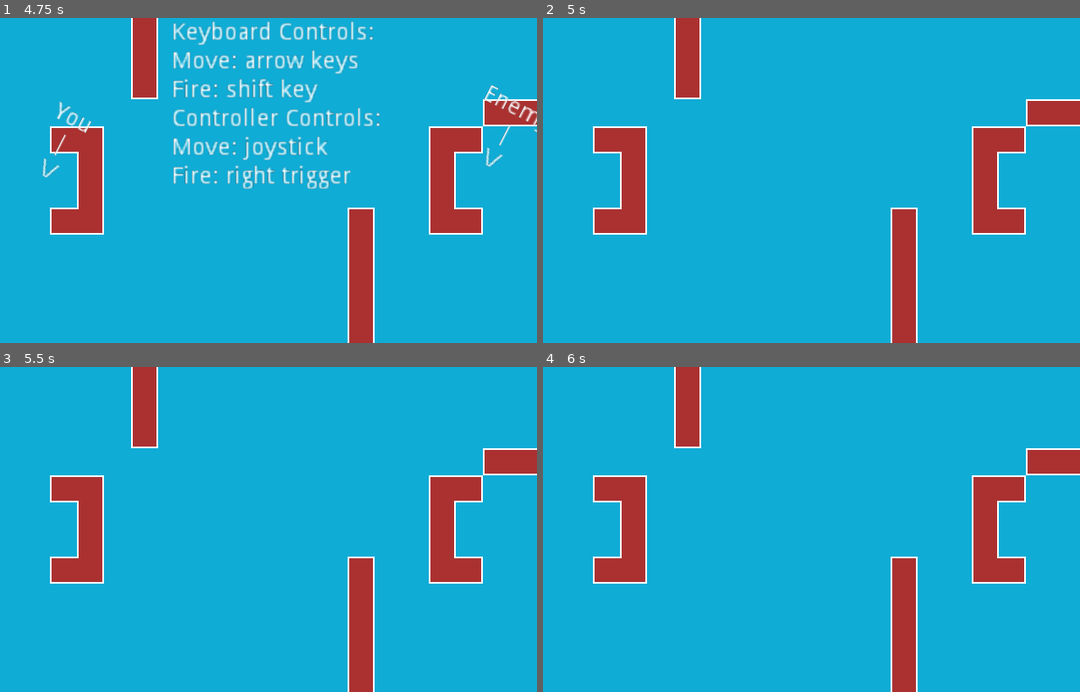
Above: before the commit, frames 1-4 (two rows, left to right).
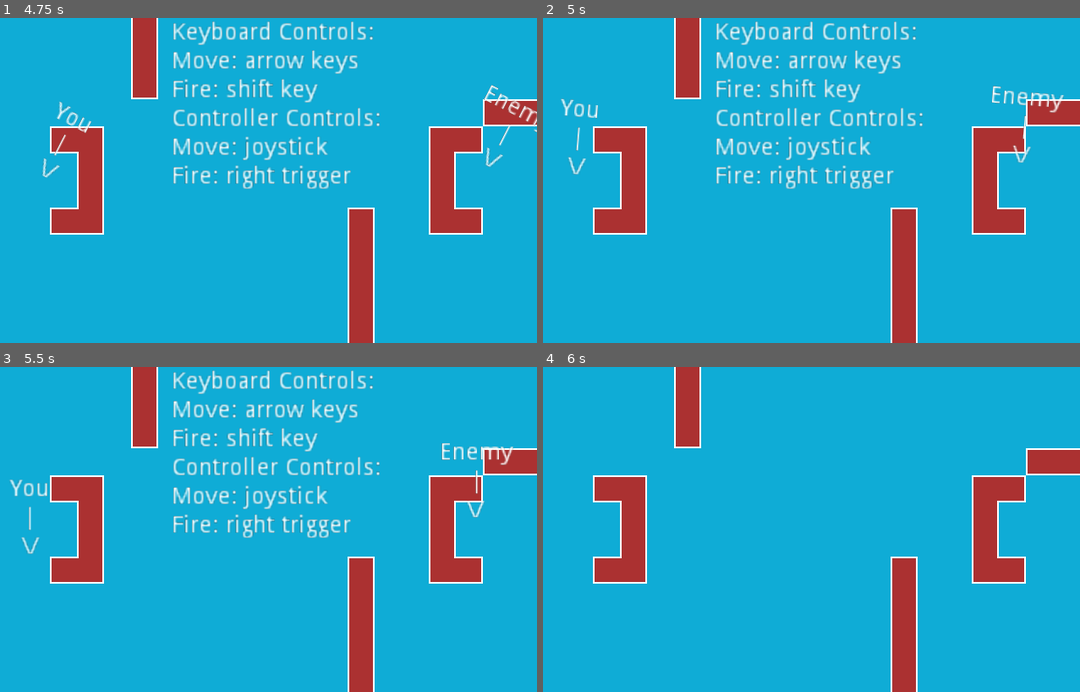
Above: after the commit, the same moments.

Repository: bblodget/TankGame
Game: Godot game, scene res://Level2.tscn
Two runs of this game, one before a commit and one after it. Both use one fixed random seed, a clock stepped at 60 frames per second and the inputs below. This scene is started directly instead of the project's main scene. Sound files missing from this copy of the repository are replaced by a short silence.
Inputs:
- Up to frame 1 (4.75 s): tap Enter at 0.5 s; hold Right (ui_right) 0.53-1.28 s; hold Down (ui_down) 1.28-2.03 s; hold Right (ui_right) 2.03-2.78 s; hold Up (ui_up) 2.78-3.53 s; tap Space at 3.5 s; hold Left (ui_left) from 3.53 s (still down)
- Up to frame 2 (5 s): keep holding Left (ui_left)
- Up to frame 3 (5.5 s): release Left (ui_left) at 5.03 s; hold Down (ui_down) from 5.03 s (still down)
- Up to frame 4 (6 s): release Down (ui_down) at 5.78 s; hold Right (ui_right) from 5.78 s (still down)

Frame 1 is identical in both runs. In frame 2, 5.6% of the frame differs, in the area x 3-98%, y 1-53%; in frame 3, 5.6%, in the area x 1-96%, y 1-58%; in frame 4, nothing differs.

Commit message:
Increase time instruction on screen

Diff:
--- a/Level2.tscn
+++ b/Level2.tscn
@@ -363,7 +363,7 @@
 }
 
 [node name="TextTimeout" type="Timer" parent="."]
-wait_time = 5.0
+wait_time = 6.0
 autostart = true
 
 [node name="Controls" type="Label" parent="."]
@@ -392,6 +392,7 @@
 
 [node name="DefeatBox" type="Position2D" parent="."]
 position = Vector2( 351.014, 32.0724 )
+
 [connection signal="animation_finished" from="Tank1/ExplosionAnim" to="Tank1" method="_on_ExplosionAnim_animation_finished"]
 [connection signal="finished" from="Tank1/SoundFire" to="Tank1" method="_on_SoundFire_finished"]
 [connection signal="finished" from="Tank1/SoundExplosion" to="Tank1" method="_on_SoundExplosion_finished"]
--- a/World.tscn
+++ b/World.tscn
@@ -362,7 +362,8 @@
 }
 
 [node name="Timer" type="Timer" parent="."]
-wait_time = 3.0
+wait_time = 6.0
 autostart = true
+
 [connection signal="timeout" from="Score/TimerSetup" to="Score" method="_on_TimerSetup_timeout"]
 [connection signal="timeout" from="Timer" to="." method="_on_Timer_timeout"]
--- a/project.godot
+++ b/project.godot
@@ -10,7 +10,6 @@
 
 _global_script_classes=[  ]
 _global_script_class_icons={
-
 }
 
 [application]
